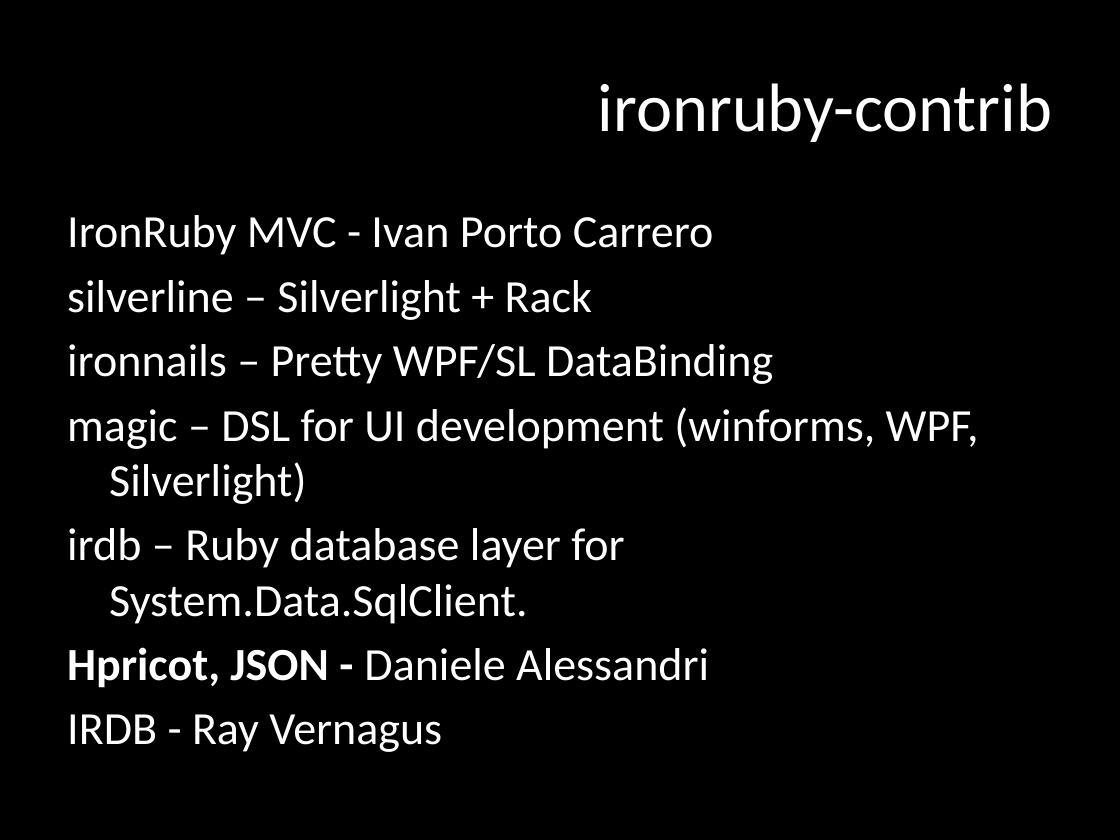
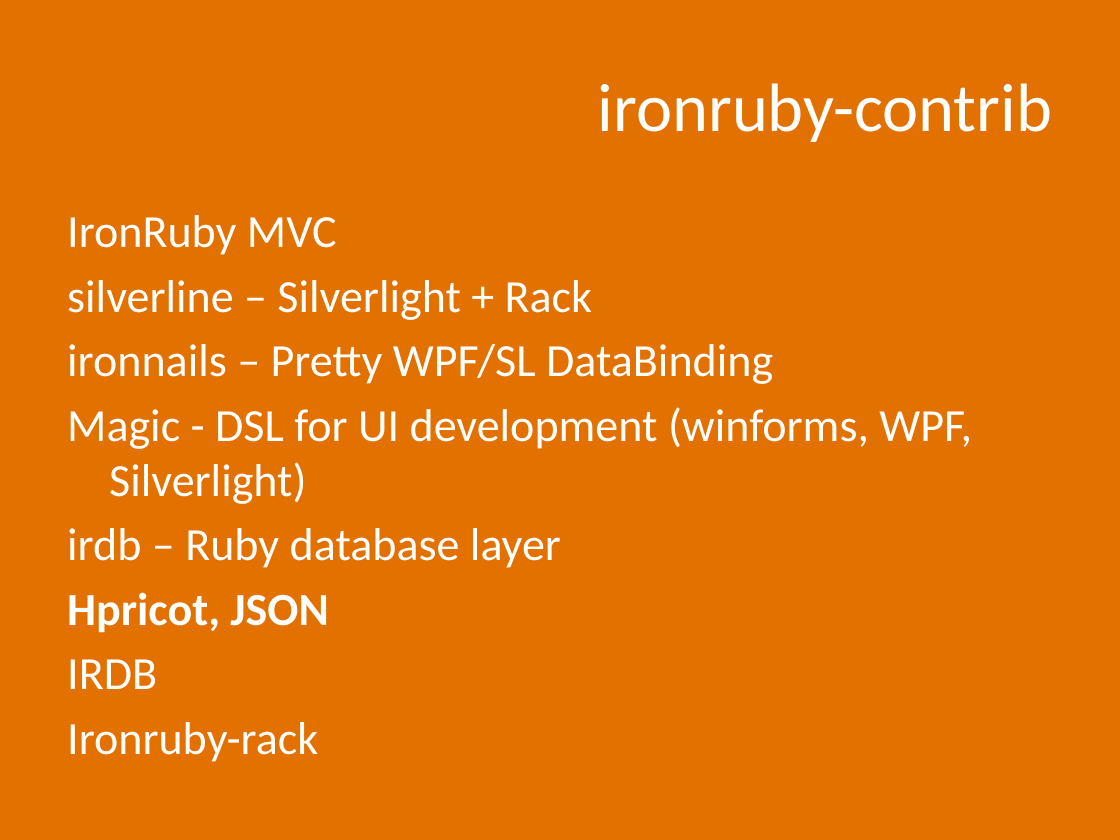
Before and after one commit to jschementi/railsconf09, a slide deck: slide 29 of railsconf09-jschementi.pptx (slide 28 before the commit). Drawn at 1120x840 pixels with LibreOffice and Linux fonts; fonts in the diff are those of the drawing. Boxes give left, top, right and bottom in pixels: in the first picture for what was removed or moved away, otherwise in the second. Text is boxed around its words. In the diff, an @@ line names an element or a change of style, - is before the commit and + after.

```diff
--- a/railsconf09-jschementi.pptx
+++ b/railsconf09-jschementi.pptx
@@ background #000000 to #E27100 @@
@@ text at (x1=67, y1=215, x2=337, y2=255): text changed @@
-IronRuby MVC - Ivan Porto Carrero
+IronRuby MVC
@@ text at (x1=67, y1=407, x2=972, y2=762): text changed @@
-magic – DSL for UI development (winforms, WPF, Silverlight)
-irdb – Ruby database layer for System.Data.SqlClient.
-Hpricot, JSON - Daniele Alessandri
-IRDB - Ray Vernagus
+Magic - DSL for UI development (winforms, WPF, Silverlight)
+irdb – Ruby database layer
+Hpricot, JSON
+IRDB
+Ironruby-rack
```
Also in this commit, not shown: 8 other slides changed, 1 slide added, 1 slide removed.
